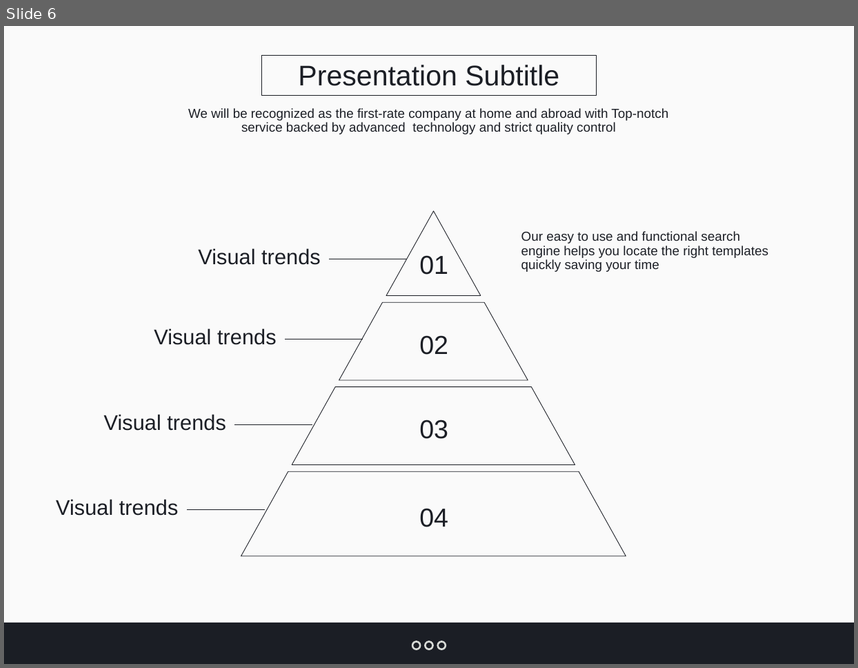
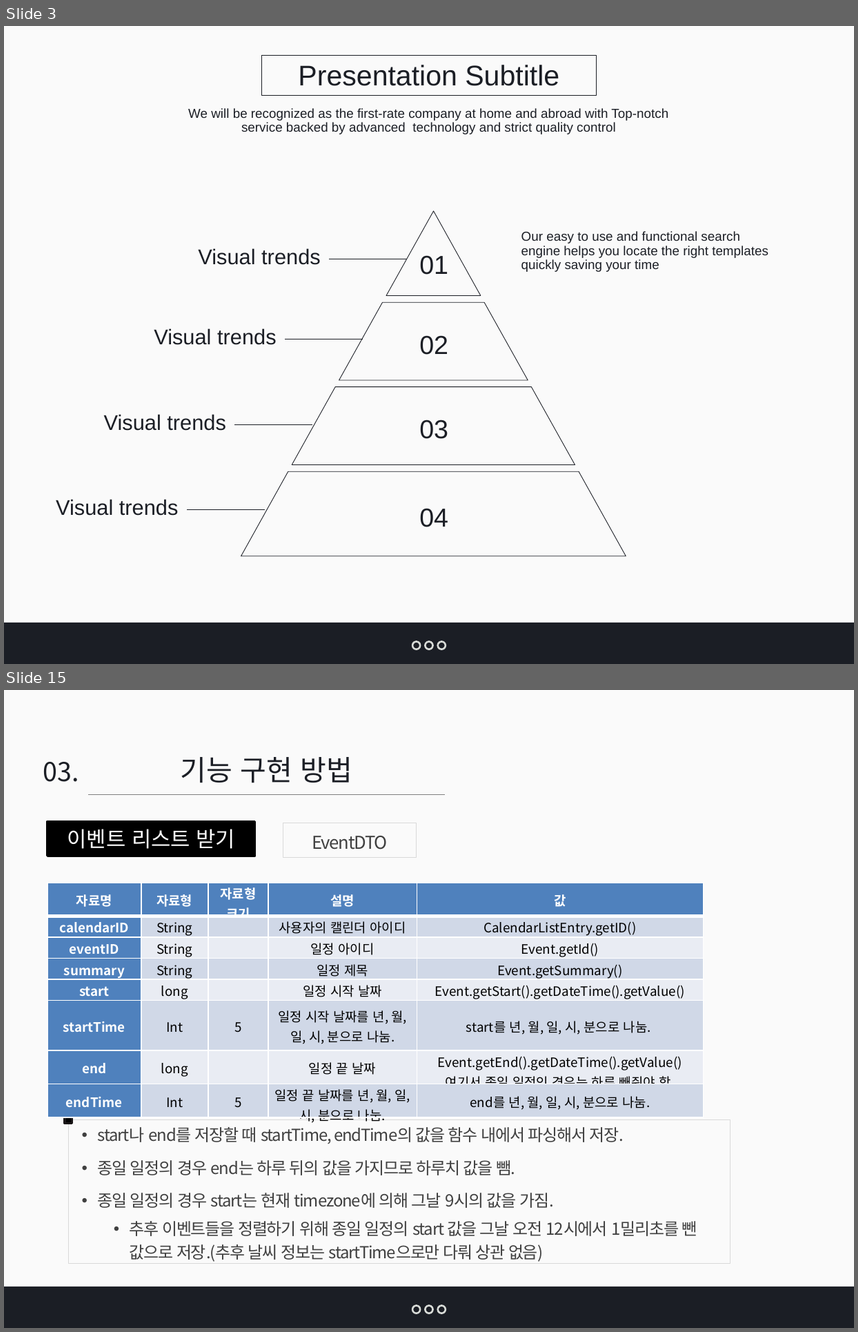
Before and after one commit to jangys/calendarProjectDocument, a slide deck: O0100010.pptx. Shown one above the other, each under a label of ours: slide 6 before the commit, slides 3 and 15 after it; the slides between them are not shown. The pictures are 858x668 and 858x1332 pixels, drawn with LibreOffice and Linux fonts; fonts in the diff are those of the drawing. Boxes give left, top, right and bottom in pixels: in the first picture for what was removed or moved away, otherwise in the second. Text is boxed around its words. In the diff, an @@ line names an element or a change of style, - is before the commit and + after.

```diff
--- a/O0100010.pptx
+++ b/O0100010.pptx
@@ slide 15 added at [4, 690, 854, 1328], background #FFFFFF; not listed: 2 template elements that a slide beside it also shows @@
@@ text added at [43, 762, 79, 782], 22 pt, text #1B1E25 @@
+03.
@@ text added at [181, 757, 353, 783], 24 pt, text #1B1E25 @@
+기능 구현 방법
@@ line added from (88, 795) to (445, 795), #808080 0.75 pt @@
@@ rectangle added at [47, 822, 254, 856], fill #000000, outline #000000 2 pt, 18 pt, text #FFFFFF @@
+이벤트 리스트 받기
@@ rectangle added at [283, 822, 417, 856], outline #D9D9D9 0.5 pt, 15 pt, text #404040 @@
+EventDTO
@@ table added at [47, 882, 704, 1127], 8 rows, 5 columns @@
+자료명 | 자료형 | 자료형 크기 | 설명 | 값
+calendarID | String |  | 사용자의 캘린더 아이디 | CalendarListEntry.getID()
+eventID | String |  | 일정 아이디 | Event.getId()
+summary | String |  | 일정 제목 | Event.getSummary()
+start | long |  | 일정 시작 날짜 | Event.getStart().getDateTime().getValue()
+startTime | Int | 5 | 일정 시작 날짜를 년, 월, 일, 시, 분으로 나눔. | start를 년, 월, 일, 시, 분으로 나눔.
+end | long |  | 일정 끝 날짜 | Event.getEnd().getDateTime().getValue() 여기서 종일 일정인 경우는 하루 빼줘야 함.
+endTime | Int | 5 | 일정 끝 날짜를 년, 월, 일, 시, 분으로 나눔. | end를 년, 월, 일, 시, 분으로 나눔.
@@ rectangle added at [64, 1116, 72, 1123], fill #000000, outline #1A1617 2 pt @@
@@ rectangle added at [69, 1119, 731, 1263], outline #D9D9D9 0.5 pt, 14 pt, text #404040 @@
+• start나 end를 저장할 때 startTime, endTime의 값을 함수 내에서 파싱해서 저장.
+• 종일 일정의 경우 end는 하루 뒤의 값을 가지므로 하루치 값을 뺌.
+• 종일 일정의 경우 start는 현재 timezone에 의해 그날 9시의 값을 가짐.
+  • 추후 이벤트들을 정렬하기 위해 종일 일정의 start 값을 그날 오전 12시에서 1밀리초를 뺀 값으로 저장.(추후 날씨 정보는 startTime으로만 다뤄 상관 없음)
@@ ellipse added at [413, 1305, 421, 1313], fill #1B1E25, outline #D8DBD7 1.5 pt @@
@@ ellipse added at [425, 1305, 432, 1313], fill #1B1E25, outline #D8DBD7 1.5 pt @@
@@ ellipse added at [437, 1305, 445, 1313], fill #1B1E25, outline #D8DBD7 1.5 pt @@
@@ what was slide 6 is now slide 3 @@
```
Also in this commit, not shown: 1 slide changed, 19 other slides added, 3 slides removed, 2 other files.
